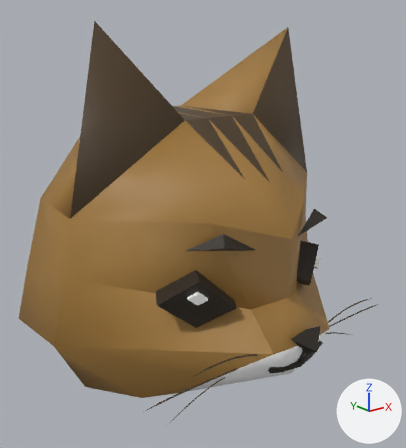
What one commit did to the glTF model assets/imageDemo.glb.
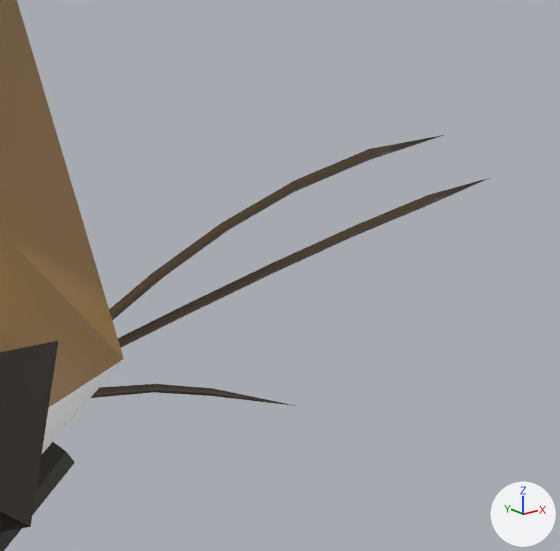
The first picture shows the older version from a 50 mm camera at (-0.489, -0.641, 0.4) aimed at (-0.001, -0.031, 0.156). The close-ups show both versions on the part from 77% to 96% of the width and 62% to 79% of the height of that picture; other places that the commit changed are outside them. Every picture has the same lights, and +X, +Y and +Z are marked at lower right. Where no turn or scale is listed for an object, it has been applied to the vertices.
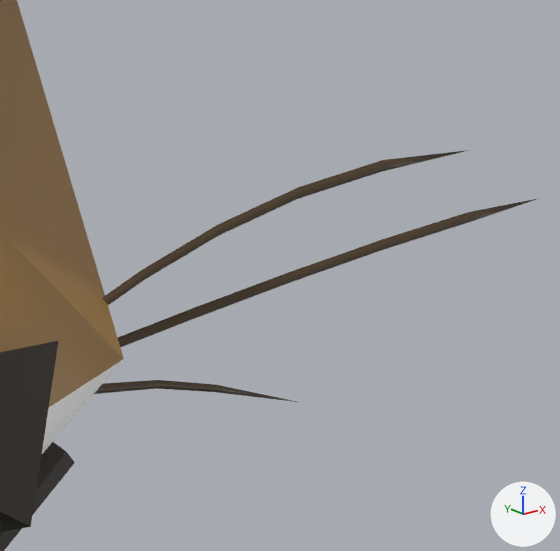
What differs and where, as boxes [x1, y1, x2, y2] in the close-ups (560 x 551 px):
'polySurface10', moved, turned: before [118, 178, 489, 348]; after [118, 198, 540, 347]
'polySurface11', moved, turned: before [109, 135, 443, 320]; after [102, 150, 469, 305]
'polySurface9', moved: before [91, 384, 295, 406]; after [94, 380, 297, 402]

The change, as a diff of the scene's bpy script:
```diff
--- a/assets/imageDemo.glb.py
+++ b/assets/imageDemo.glb.py
@@ ob_polysurface10 @@
 ob_polysurface10.parent = ob_group1
-ob_polysurface10.location = (11.48, 2.706, 19.53)
-ob_polysurface10.rotation_euler = (-1.571, 0.0, 0.0)  # degrees (-90, 0, 0)
+ob_polysurface10.location = (11.49, 2.706, 19.72)
+ob_polysurface10.rotation_euler = (-1.571, -0.104, 0.0)  # degrees (-90, -6, 0)
 ob_polysurface10.scale = (0.719, 1.0, 1.0)
@@ ob_polysurface11 @@
 ob_polysurface11.parent = ob_group1
-ob_polysurface11.location = (8.459, 5.124, 21.43)
-ob_polysurface11.rotation_euler = (-1.571, 0.0, 0.0)  # degrees (-90, 0, 0)
+ob_polysurface11.location = (8.279, 5.124, 21.3)
+ob_polysurface11.rotation_euler = (-1.571, -0.104, 0.0)  # degrees (-90, -6, 0)
 ob_polysurface11.scale = (0.719, 1.0, 1.0)
@@ ob_polysurface9 @@
 ob_polysurface9 = bpy.data.objects.new('polySurface9', me_mesh_013)
-ob_polysurface9.location = (0.0887, -0.1793, 0.0045)
+ob_polysurface9.location = (0.0905, -0.1787, 0.0045)
```
